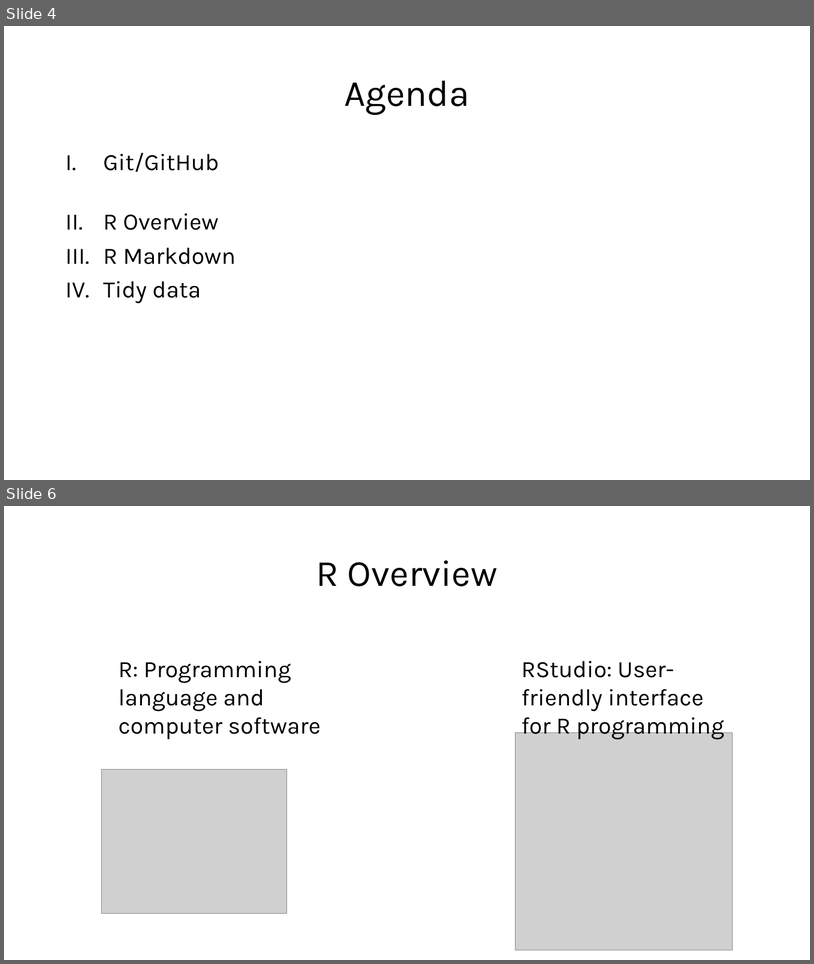
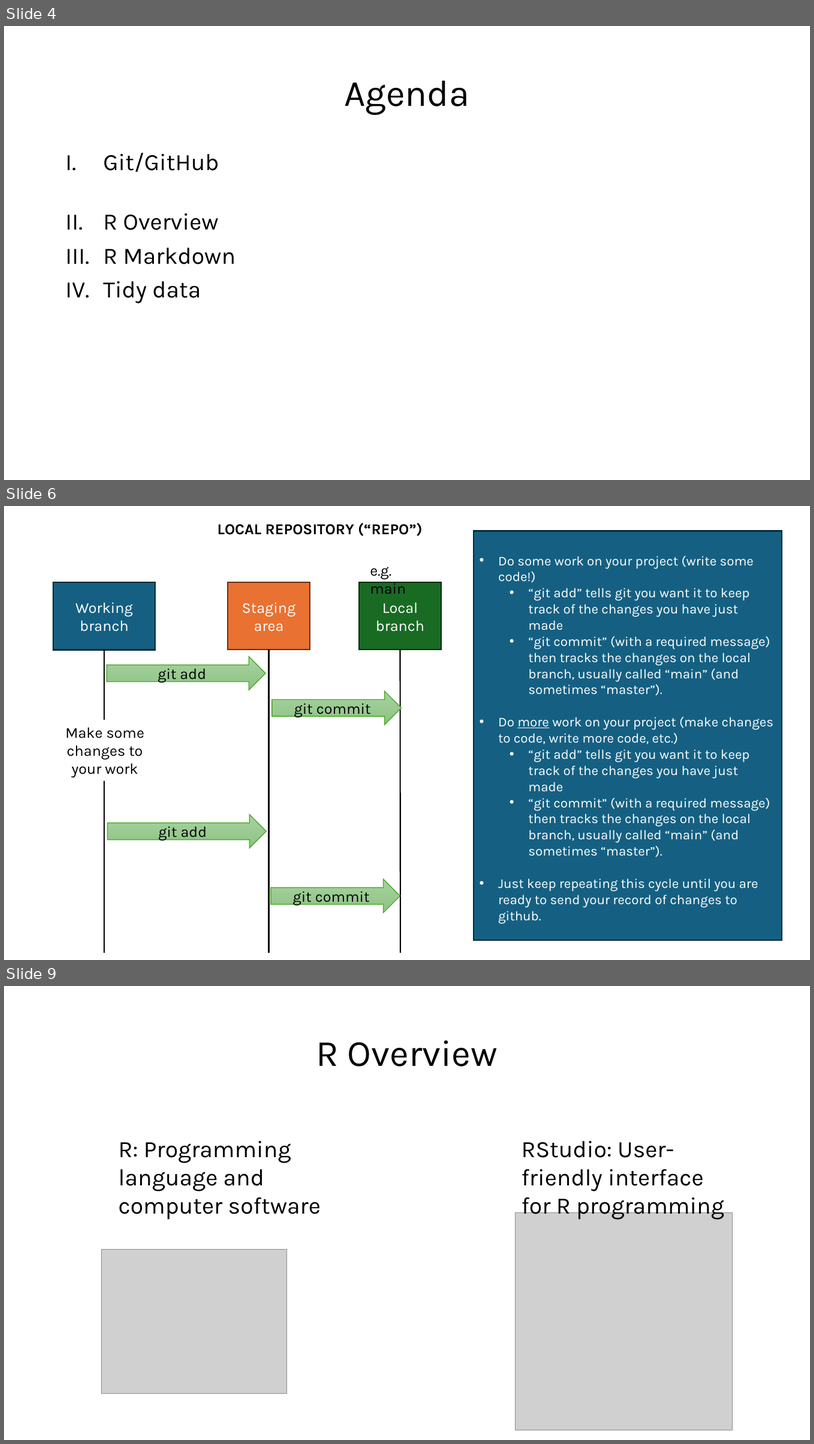
Before and after one commit to marissadyck/reproducible-research-R-ASM, a slide deck: docs/Reproducible research in R.pptx. Shown one above the other, each under a label of ours: slides 4 and 6 before the commit, slides 4, 6 and 9 after it; the slides between them are not shown. The pictures are 814x964 and 814x1444 pixels, drawn with LibreOffice and Linux fonts; fonts in the diff are those of the drawing; grey boxes stand for pictures. Boxes give left, top, right and bottom in pixels: in the first picture for what was removed or moved away, otherwise in the second. Text is boxed around its words. In the diff, an @@ line names an element or a change of style, - is before the commit and + after.

```diff
--- a/docs/Reproducible research in R.pptx
+++ b/docs/Reproducible research in R.pptx
@@ slide 6 added at (4,506,810,960), background #FFFFFF @@
@@ text added at (218,523,422,536), 18 pt, text #000000, bold @@
+LOCAL REPOSITORY (“REPO”)
@@ rectangle added at (473,531,783,940), fill #156082, outline #092A39 1.5 pt, 16 pt, text #FFFFFF @@
+• Do some work on your project (write some code!)
+  • “git add” tells git you want it to keep track of the changes you have just made
+  • “git commit” (with a required message) then tracks the changes on the local branch, usually called “main” (and sometimes “master”).
+• Do more work on your project (make changes to code, write more code, etc.)
+  • “git add” tells git you want it to keep track of the changes you have just made
+  • “git commit” (with a required message) then tracks the changes on the local branch, usually called “main” (and sometimes “master”).
+• Just keep repeating this cycle until you are ready to send your record of changes to github.
@@ text added at (370,567,406,594), 18 pt, text #000000 @@
+e.g. main
@@ rectangle added at (54,582,155,649), fill #156082, outline #092A39 1.5 pt, 18 pt, text #FFFFFF @@
+Working branch
@@ rectangle added at (228,582,310,649), fill #E97132, outline #663216 1.5 pt, 18 pt, text #FFFFFF @@
+Staging area
@@ rectangle added at (360,582,442,649), fill #196B24, outline #0B2F10 1.5 pt, 18 pt, text #FFFFFF @@
+Local branch
@@ line added from (269, 649) to (269, 952), #000000 1.5 pt @@
@@ line added from (400, 649) to (401, 952), #000000 1.5 pt @@
@@ line added from (104, 650) to (104, 952), #000000 1.5 pt @@
@@ right arrow added at (107,657,266,690), fill gradient #A8D5A0 to #9CCA94 to #8AC680, outline #4EA72E 1 pt, 18 pt, text #000000 @@
+git add
@@ right arrow added at (272,691,401,724), fill gradient #A8D5A0 to #9CCA94 to #8AC680, outline #4EA72E 1 pt, 18 pt, text #000000 @@
+git commit
@@ text added at (65,727,144,777), 18 pt, text #000000 @@
+Make some changes to your work
@@ right arrow added at (107,814,267,848), fill gradient #A8D5A0 to #9CCA94 to #8AC680, outline #4EA72E 1 pt, 18 pt, text #000000 @@
+git add
@@ right arrow added at (271,879,400,912), fill gradient #A8D5A0 to #9CCA94 to #8AC680, outline #4EA72E 1 pt, 18 pt, text #000000 @@
+git commit
@@ what was slide 6 is now slide 9 @@
```
Also in this commit, not shown: 2 slides changed, 2 other slides added, 2 other files.
